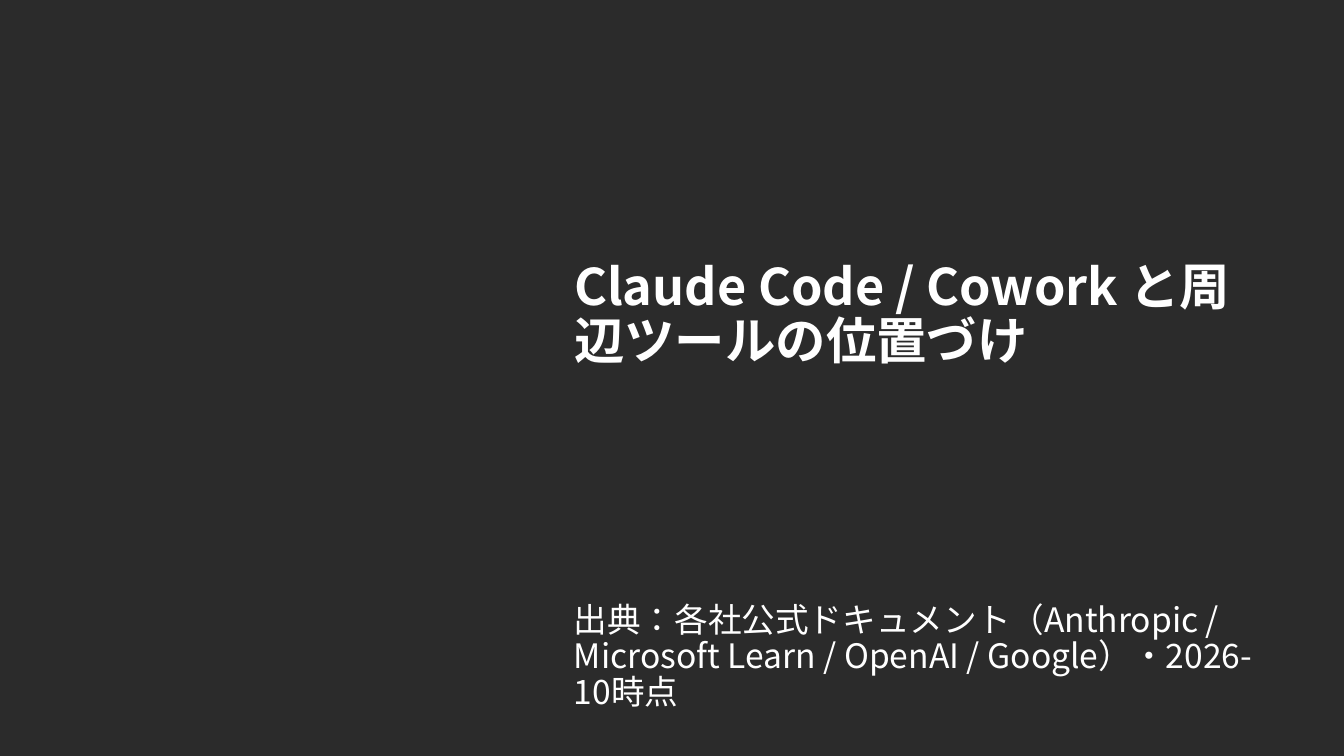
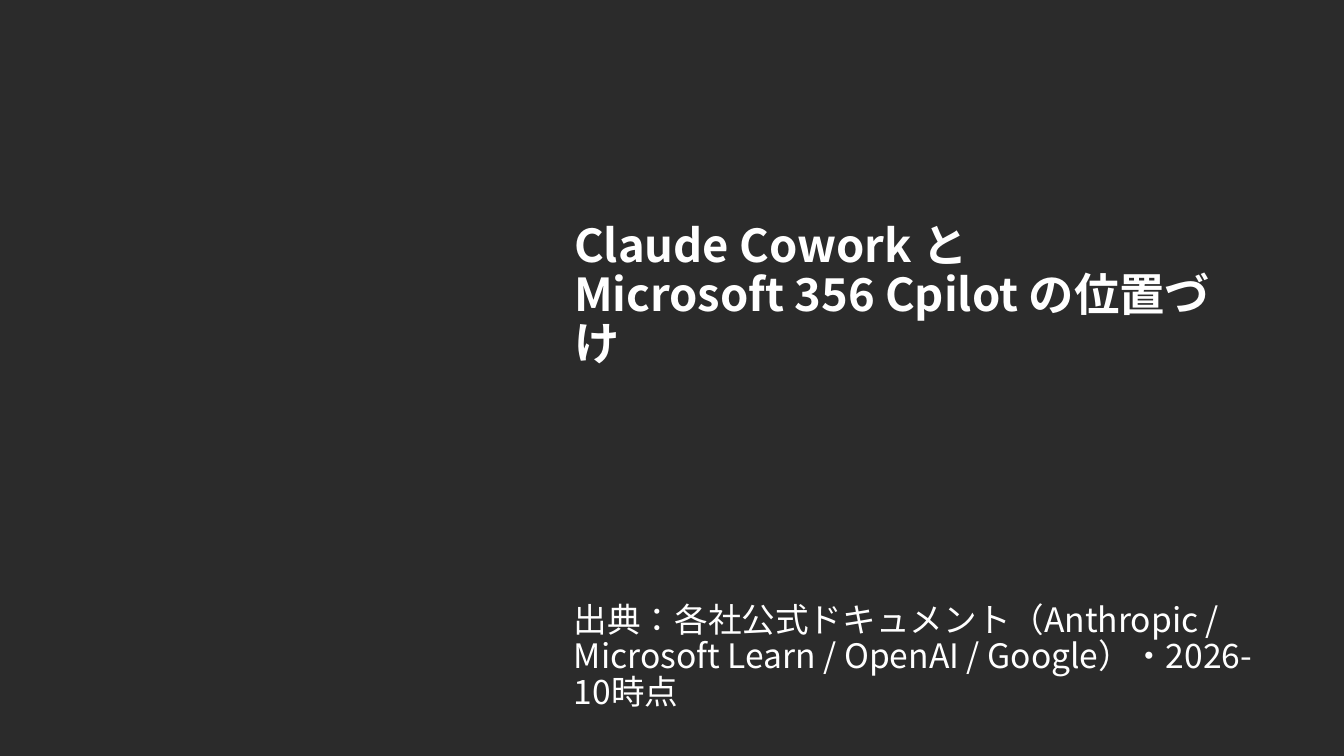
Before and after one commit to ctc-itkr/claude-hands-on, a slide deck: slide 1 of 配布/Copilot_Cowork_競合比較.pptx. Drawn at 1344x756 pixels with LibreOffice and Linux fonts; fonts in the diff are those of the drawing; background and template pictures are left out; a plain dark background stands for a picture behind light text. Boxes give left, top, right and bottom in pixels: in the first picture for what was removed or moved away, otherwise in the second. Text is boxed around its words. In the diff, an @@ line names an element or a change of style, - is before the commit and + after.

```diff
--- a/配布/Copilot_Cowork_競合比較.pptx
+++ b/配布/Copilot_Cowork_競合比較.pptx
@@ title at [574,226,1210,363]: text changed; size 36 to 32.4 pt @@
-Claude Code / Cowork と周辺ツールの位置づけ
+Claude Cowork と
+Microsoft 356 Cpilot の位置づけ
```
Also in this commit, not shown: 4 other slides changed.
